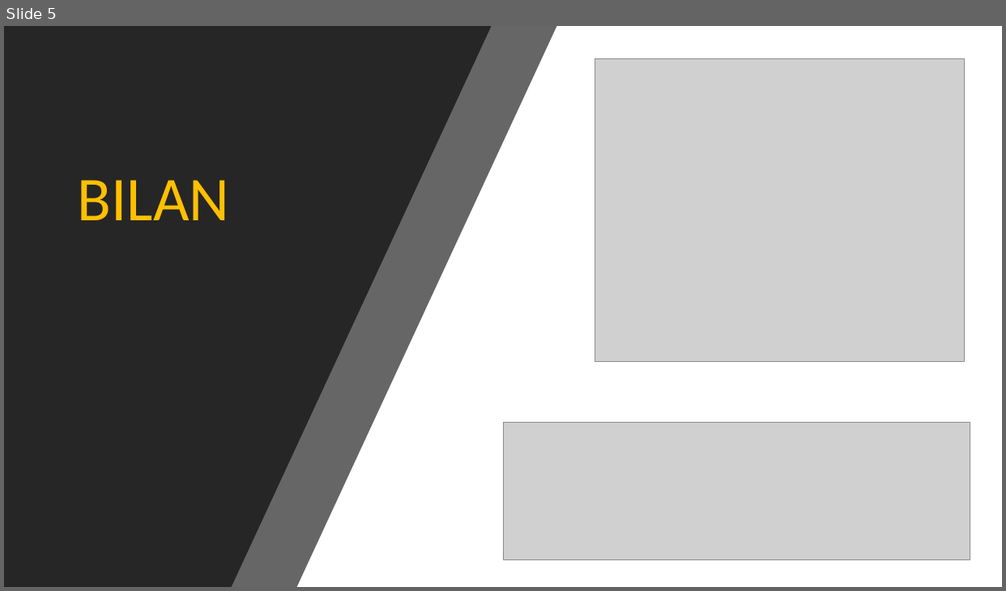
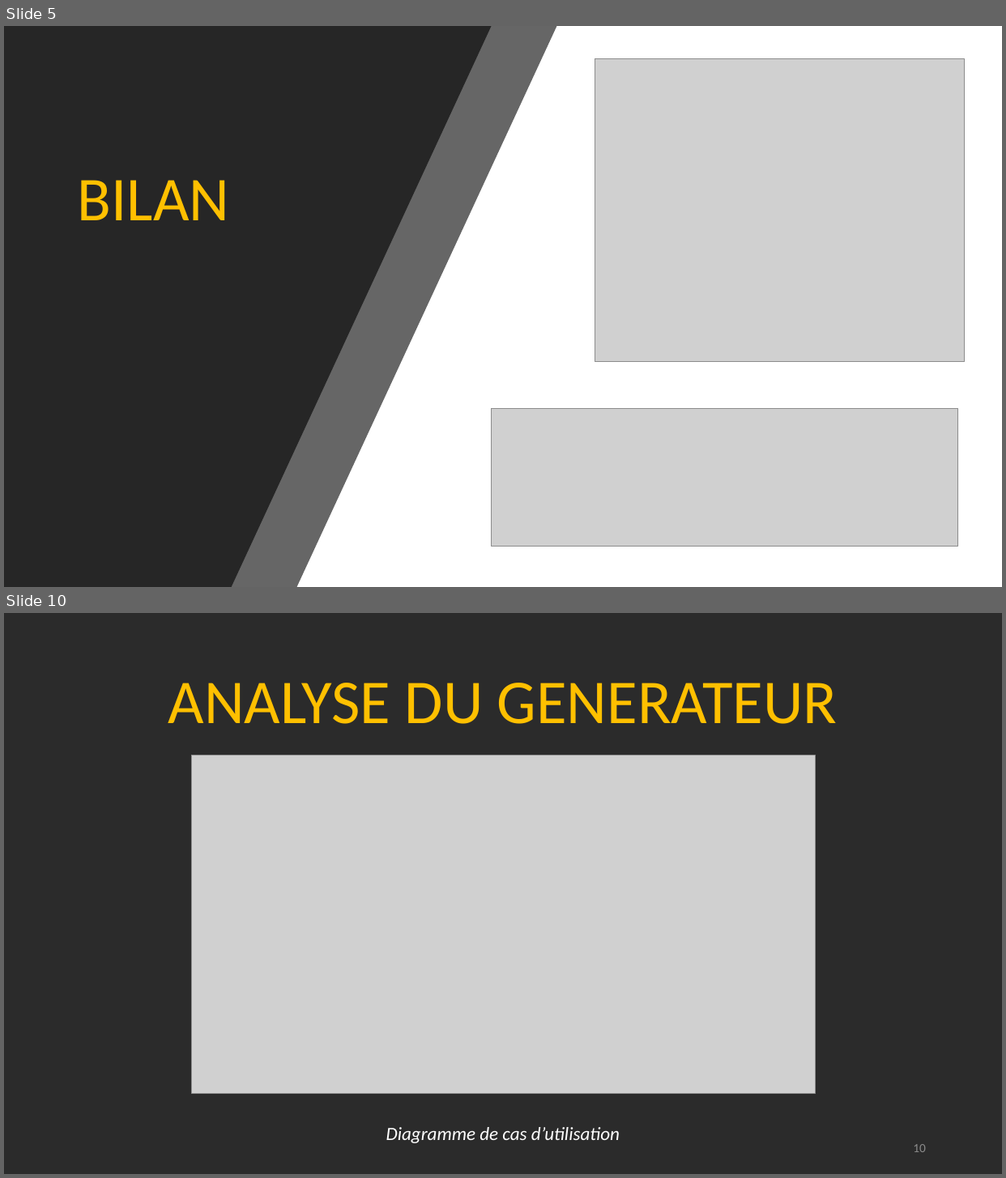
Before and after one commit to Victor-Mom/Projet-Tut-Documentation, a slide deck: Soutenance/Diaporama soutenance.pptx. Shown one above the other, each under a label of ours: slide 5 before the commit, slides 5 and 10 after it; the slides between them are not shown. The pictures are 1006x591 and 1006x1178 pixels, drawn with LibreOffice and Linux fonts; fonts in the diff are those of the drawing; grey boxes stand for pictures; background and template pictures are left out; a plain dark background stands for a picture behind light text. Boxes give left, top, right and bottom in pixels: in the first picture for what was removed or moved away, otherwise in the second. Text is boxed around its words. In the diff, an @@ line names an element or a change of style, - is before the commit and + after.

```diff
--- a/Soutenance/Diaporama soutenance.pptx
+++ b/Soutenance/Diaporama soutenance.pptx
@@ slide 10 added at [4,613,1002,1174], background picture (left out) @@
@@ title added at [168,683,837,724], 60 pt, text #FFC000 @@
+ANALYSE DU GENERATEUR
@@ picture added at [192,756,815,1093] @@
@@ text added at [386,1127,620,1144], 18 pt, text #FFFFFF, italic @@
+Diagramme de cas d’utilisation
@@ page number added at [913,1144,926,1152], 12 pt, text #8C8C8C @@
+10
@@ slide 5 changed as well @@
@@ picture: place and size @@
-picture at [503,423,970,561]
+picture at [492,408,958,546]
```
Also in this commit, not shown: 3 other slides changed, 10 other slides added, 1 slide removed.
